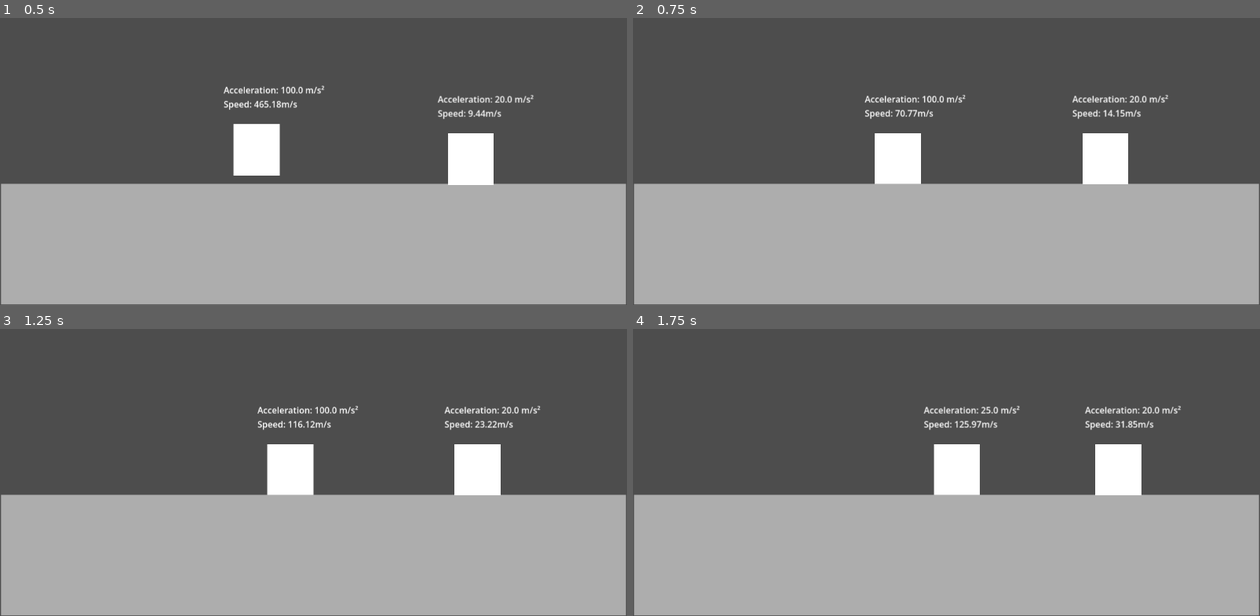
Above: before the commit, frames 1-4 (two rows, left to right).
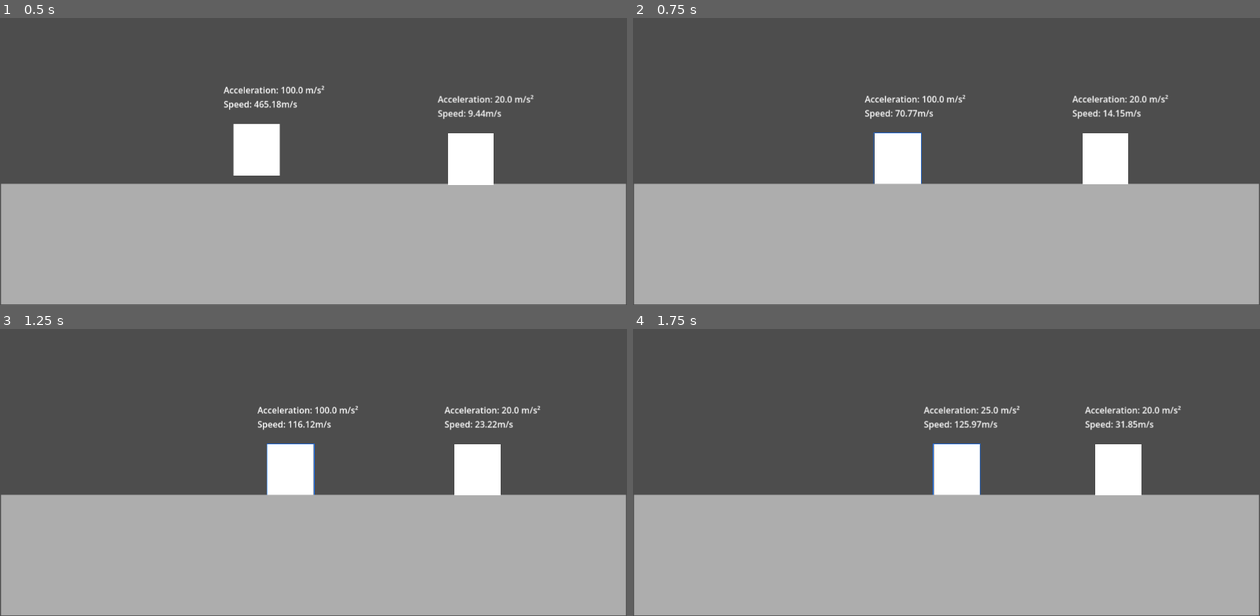
Above: after the commit, the same moments.

Repository: dinopepperwood/Science-Project
Game: Godot game, scene res://Test.tscn
Same seed, same stepped clock (60 frames per second), same inputs: the game is played once before the commit and once after it. The project has no main scene, so this scene is started directly.
Inputs (mouse positions are in pixels of both pictures, inside the frame that each line leads up to):
- Up to frame 1 (0.5 s): no input
- Up to frame 2 (0.75 s): click (890, 152) at 0.52 s
- Up to frame 3 (1.25 s): no input
- Up to frame 4 (1.75 s): click (921, 469) at 1.27 s

Frame 1 is identical in both runs. In frame 2, less than 0.1% of the frame differs, in the area x 38-47%, y 39-58%; in frame 3, less than 0.1%; in frame 4, less than 0.1%.

Commit message:
Added Outline when Interacting

Diff:
--- a/box.gd
+++ b/box.gd
@@ -1,12 +1,17 @@
 extends RigidBody2D
 @onready var label: Label = $Label
 var force = 100
+@onready var outline: ReferenceRect = $Outline
 func _ready():
 	pass
 
 func _physics_process(delta: float) -> void:
 	label.text = "Acceleration: "+str(snapped(force/self.mass,0.01))+" m/s²\nSpeed: "+str(snapped(linear_velocity.length(),0.01)) +"m/s"
 	apply_central_force(Vector2(force,0))
+	if(Global.current == self):
+		outline.visible=true
+	else:
+		outline.visible=false
 
 
 func _on_click_pressed() -> void:
--- a/box.tscn
+++ b/box.tscn
@@ -45,4 +45,13 @@
 offset_right = 502.0
 offset_bottom = 293.0
 
+[node name="Outline" type="ReferenceRect" parent="." unique_id=904778675]
+visible = false
+offset_left = 416.0
+offset_top = 198.0
+offset_right = 503.0
+offset_bottom = 294.0
+border_color = Color(0.09188115, 0.4544065, 0.999993, 1)
+editor_only = false
+
 [connection signal="pressed" from="Click" to="." method="_on_click_pressed"]
